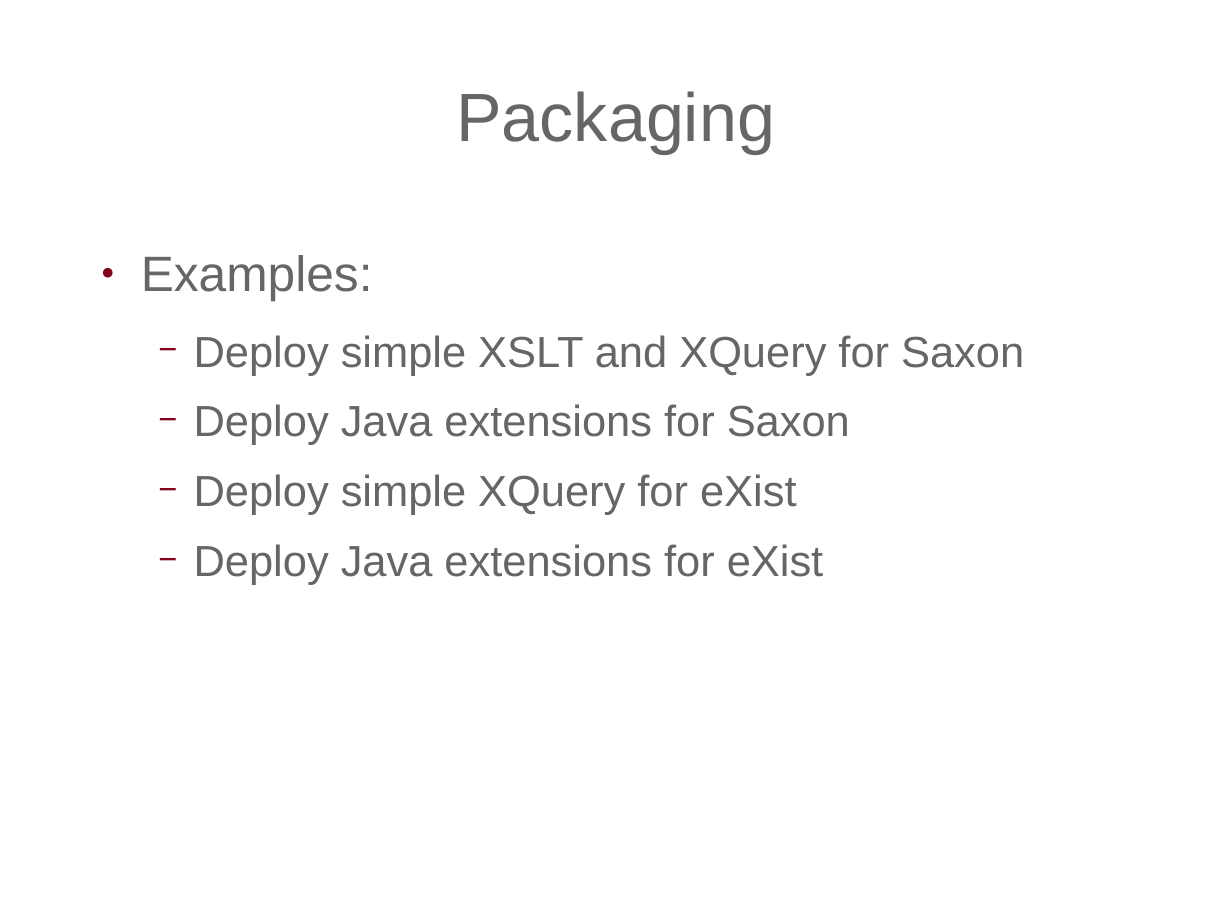
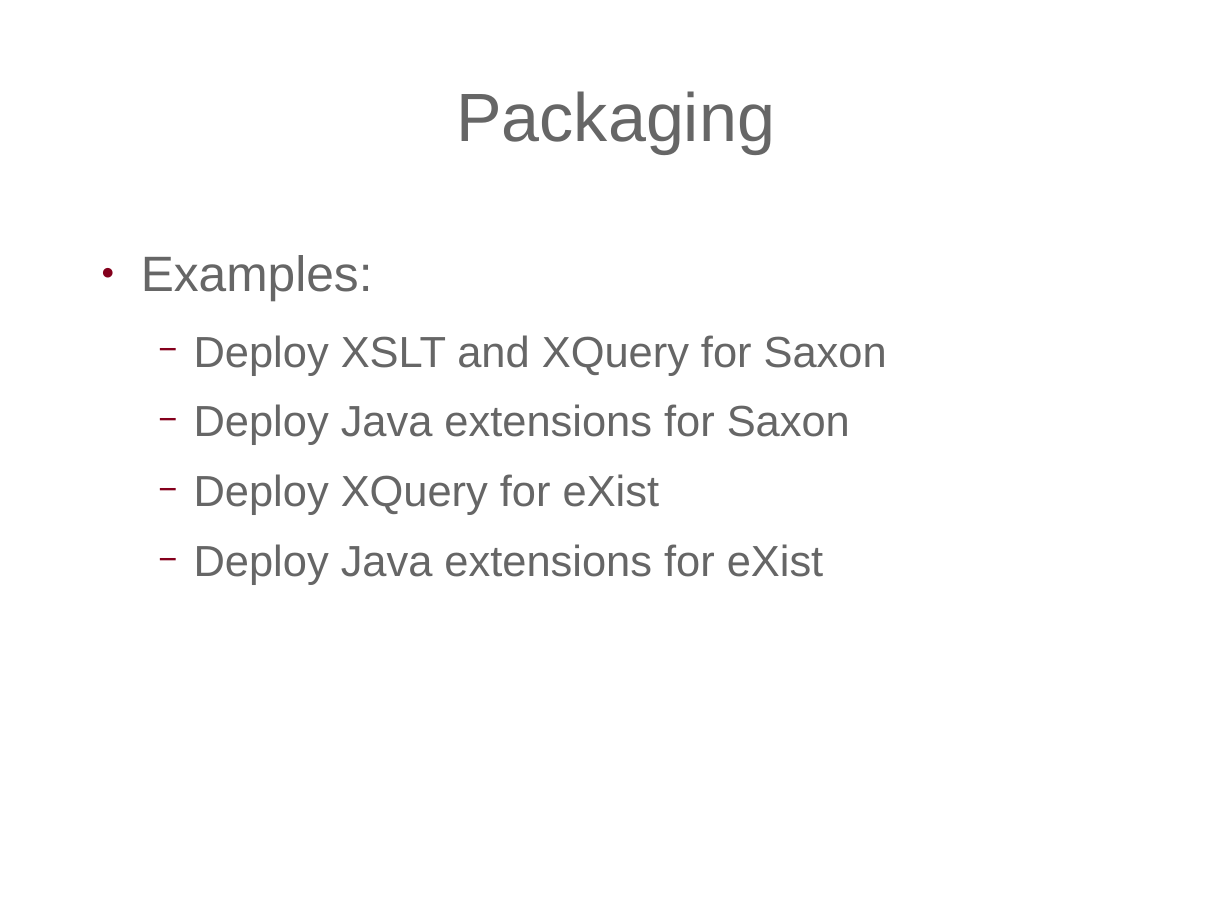
Before and after one commit to expath/expath-www, a slide deck: slide 26 of misc/2009-balisage/presentation/balisage-expath.odp (slide 25 before the commit). Drawn at 1232x924 pixels with LibreOffice and Linux fonts; fonts in the diff are those of the drawing; background and template pictures are left out. Boxes give left, top, right and bottom in pixels: in the first picture for what was removed or moved away, otherwise in the second. Text is boxed around its words. In the diff, an @@ line names an element or a change of style, - is before the commit and + after.

```diff
--- a/misc/2009-balisage/presentation/balisage-expath.odp
+++ b/misc/2009-balisage/presentation/balisage-expath.odp
@@ text at [194,335,887,376]: text changed @@
-  − Deploy simple XSLT and XQuery for Saxon
+  − Deploy XSLT and XQuery for Saxon
@@ text at [194,474,659,515]: text changed @@
-  − Deploy simple XQuery for eXist
+  − Deploy XQuery for eXist
```
Also in this commit, not shown: 1 slide added, 1 other file.
